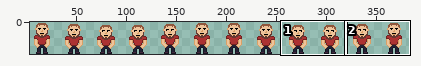
Sprite sheet -- Plosinofka/Content/jebko-idle.png. The picture above shows the old version from afar; the outline marks the close-up.
Close-up. Before the commit:
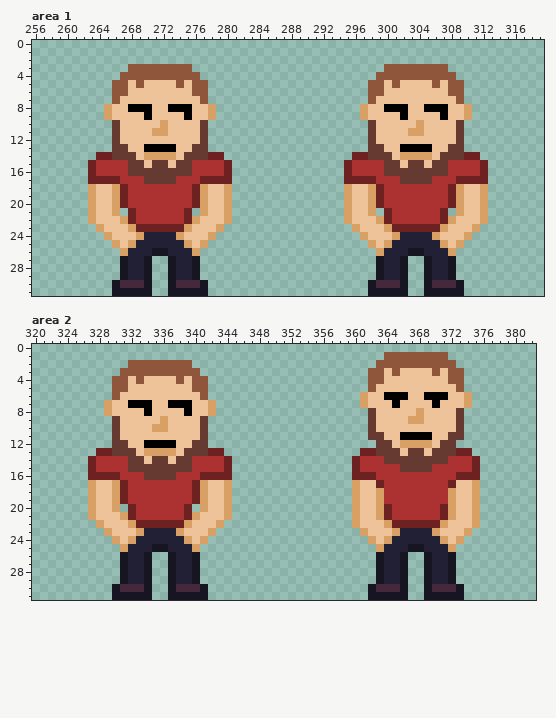
The file is 384x32 pixels. Colours within 5 levels of each other are drawn and written as one. Shown: area 1: x 256..319, y 0..31; area 2: x 320..382, y 0..31. The wide view leaves out empty margins. The commit also changed other parts of the picture, which this record leaves out.
New version:
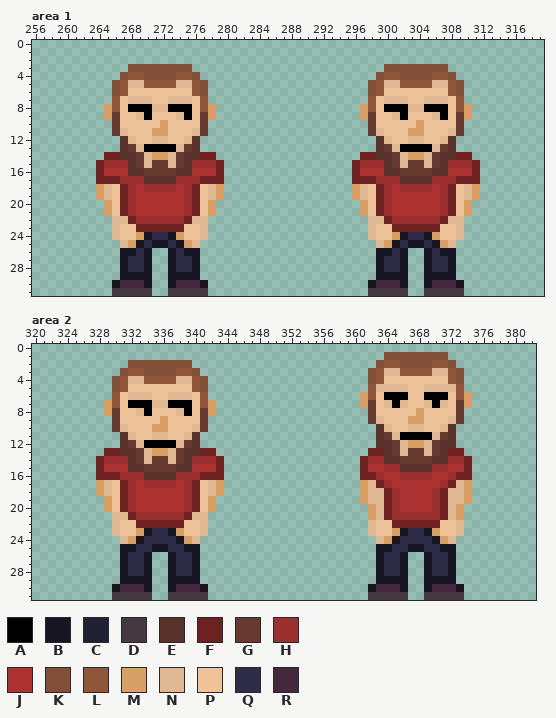
Palette (. is transparent): A #000000  B #161521  C #222034  D #453841  E #57312a  F #6e2121  G #663931  H #9c2f2f  J #ac3232  K #825039  L #8f563b  M #d9a066  N #e0b994  P #eec39a  Q #2f2c47  R #45283c
Changes in this commit:
Changed rows in their new state; - is an unchanged pixel.
Area 1:
first column x 263:
 3 -----KKKKKKKK------------------------KKKKKKKK-----
 4 ----K--KKKK--K----------------------K--KKKK--K----
 5 ---K-NNLLLLNN-K--------------------K-NNLLLLNN-K---
 6 ---K----------K--------------------K----------K---
 7 -----NNN--NNN------------------------NNN--NNN-----
 8 ---L----NN----L--------------------L----NN----L---
 9 ---G--N----N--G--------------------G--N----N--G---
11 ----N--------N----------------------N--------N----
12 ---.EN--NN--NE.--------------------.EN--NN--NE.---
13 ---.EGN----NGE.--------------------.EGN----NGE.---
14 -.-FEEGN--NGEEF-.----------------.-FEEGN--NGEEF-.-
15 .FHHHE-N--N-EHHHF.--------------.FHHHE-N--N-EHHHF.
16 .F---EE----EE---F.--------------.F---EE----EE---F.
17 .---HHHEEEEHHH---.--------------.---HHHEEEEHHH---.
18 .MNP-H-HHHH-H-PNM.--------------.MNP-H-HHHH-H-PNM.
19 .MNP-H------H-PNM.--------------.MNP-H------H-PNM.
20 ..MP-H------H-PM..--------------..MP-H------H-PM..
21 ..MPFH------HFPM..--------------..MPFH------HFPM..
22 ...NN-HHHHHH-NN...--------------...NN-HHHHHH-NN...
23 -..N-P------P-N..----------------..N-P------P-N..-
24 --.N---BQQB---N.------------------.N---BQQB---N.--
25 ---.N-BQBBQB-N.--------------------.N-BQBBQB-N.---
26 ----BBQB..BQBB----------------------BBQB..BQBB----
27 -----QQ----QQ------------------------QQ----QQ-----
28 -----QQ----QQ------------------------QQ----QQ-----
29 -----BB----BB------------------------BB----BB-----
31 ---DDDDD--DDDDD--------------------DDDDD--DDDDD---
Area 2:
first column x 327:
 1 -------------------------------------KKKKKKKK----
 2 -----KKKKKKKK-----------------------K--KKKK--K---
 3 ----K--KKKK--K---------------------K-NNLLLLNN-K--
 4 ---K-NNLLLLNN-K--------------------K----------K--
 5 ---K----------K---------------------NNNN--NNNN---
 6 -----NNN--NNN----------------------L----------L--
 7 ---L----NN----L--------------------G-N-N--N-N-G--
 8 ---G--N----N--G----------------------------------
 9 ------------------------------------N--------N---
10 ----N--------N---------------------.EN--NN--NE.--
11 ---.EN--NN--NE.--------------------.EGN----NGE.--
12 ---.EGN----NGE.---------------------EEGN--NGEE---
13 -.-FEEGN--NGEEF-.-----------------.-FE-N--N-EF-.-
14 .FHHHE-N--N-EHHHF.---------------.FHHEE----EEHHF.
15 .F---EE----EE---F.---------------.F--HHEEEEHH--F.
16 .---HHHEEEEHHH---.---------------.--H--HHHH--H--.
17 .MNP-H-HHHH-H-PNM.---------------.MN-H------H-NM.
18 .MNP-H------H-PNM.---------------.MNNFH----HFNNM.
19 ..MP-H------H-PM..---------------.MNNFH----HFNNM.
20 ..MPFH------HFPM..---------------..MN-H----H-NM..
21 ...NN-HHHHHH-NN...---------------..MN-HHHHHH-NM..
22 -..N-P------P-N..----------------..N-P------P-N..
23 --.N---BQQB---N.------------------.N---BQQB---N.-
24 ---.N-BQQQQB-N.--------------------.N-BQQQQB-N.--
25 ----BBQQ--QQBB----------------------BBQQ--QQBB---
26 -----QQ----QQ------------------------QQ----QQ----
27 -----QQ----QQ------------------------QQ----QQ----
28 -----QQ----QQ------------------------QQ----QQ----
29 -----BB----BB------------------------BB----BB----
31 ---DDDDD--DDDDD--------------------DDDDD--DDDDD--
Pixel boxes of the changes (left, top, right, bottom) in both close-ups:
changed: (88, 64, 232, 296)
changed: (344, 64, 488, 296)
changed: (352, 352, 480, 600)
changed: (88, 360, 232, 600)
